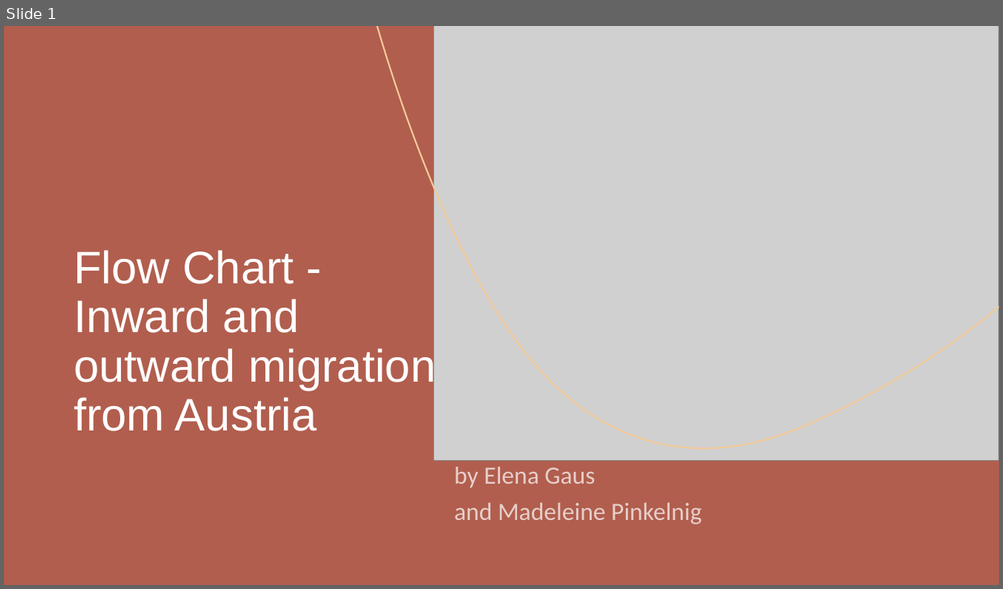
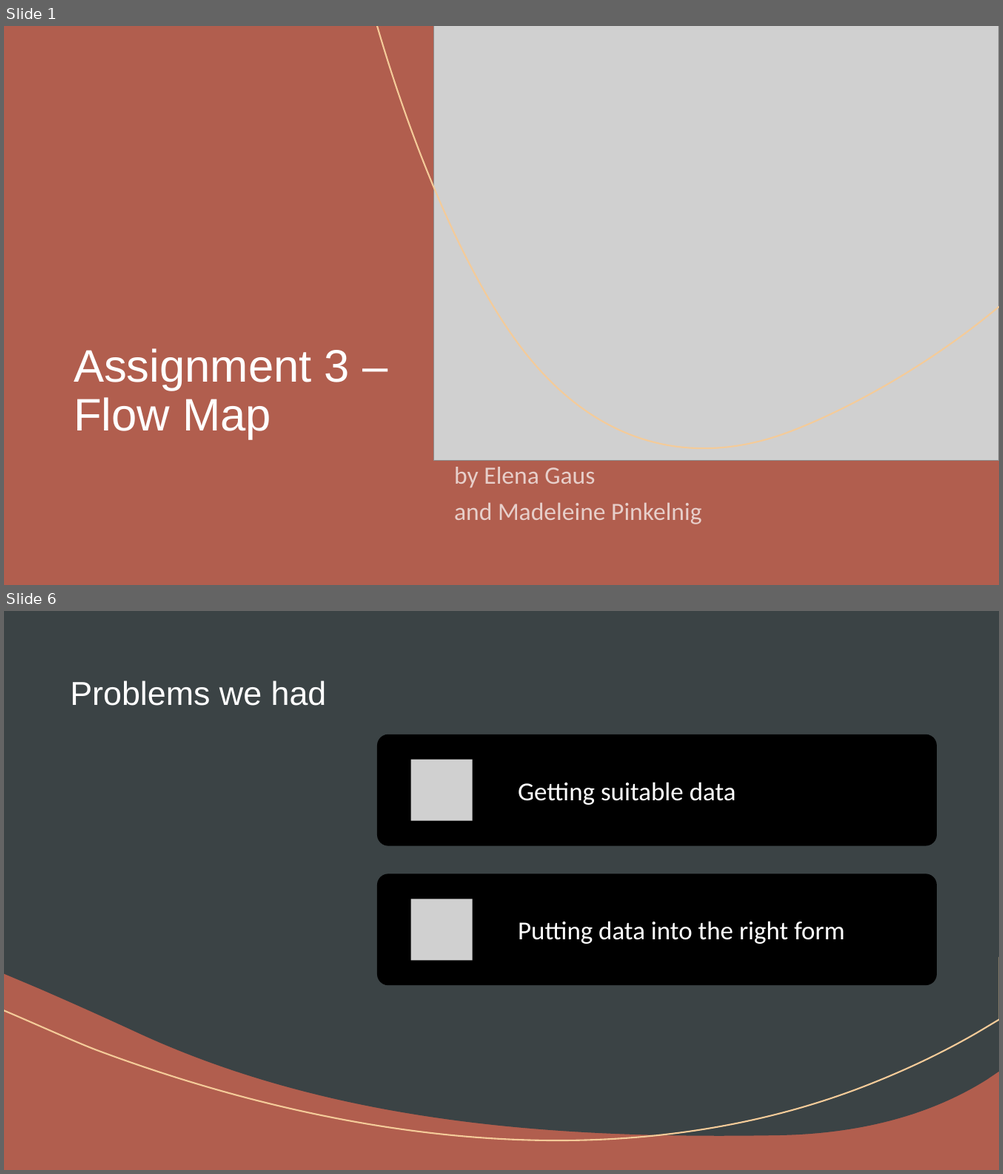
Before and after one commit to MadeByMel/geovisualisation, a slide deck: project_presentation.pptx. Shown one above the other, each under a label of ours: slide 1 before the commit, slides 1 and 6 after it; the slides between them are not shown. The pictures are 1003x589 and 1003x1174 pixels, drawn with LibreOffice and Linux fonts; fonts in the diff are those of the drawing; grey boxes stand for pictures. Boxes give left, top, right and bottom in pixels: in the first picture for what was removed or moved away, otherwise in the second. Text is boxed around its words. In the diff, an @@ line names an element or a change of style, - is before the commit and + after.

```diff
--- a/project_presentation.pptx
+++ b/project_presentation.pptx
@@ slide 6 added at bbox=[4, 611, 999, 1170], background #B15E4E; not listed: 3 template elements that a slide beside it also shows @@
@@ rectangle added at bbox=[4, 611, 999, 1170], fill #B15E4E @@
@@ freeform shape added at bbox=[4, 611, 999, 1136], fill #3B4345 @@
@@ freeform shape added at bbox=[4, 611, 999, 1170], outline #F4CB99 1.5 pt @@
@@ title added at bbox=[70, 681, 327, 706], 32 pt, text #FFFFFF @@
+Problems we had
@@ group added at bbox=[377, 734, 936, 986]: 2 rounded rectangles, 2 pictures, 2 texts @@
+Getting suitable data
+Putting data into the right form
@@ slide 1 changed as well @@
@@ title at bbox=[74, 349, 350, 440]: text changed @@
-Flow Chart - Inward and outward migration from Austria
+Assignment 3 – Flow Map
```
Also in this commit, not shown: 5 other slides added, 6 slides removed.
